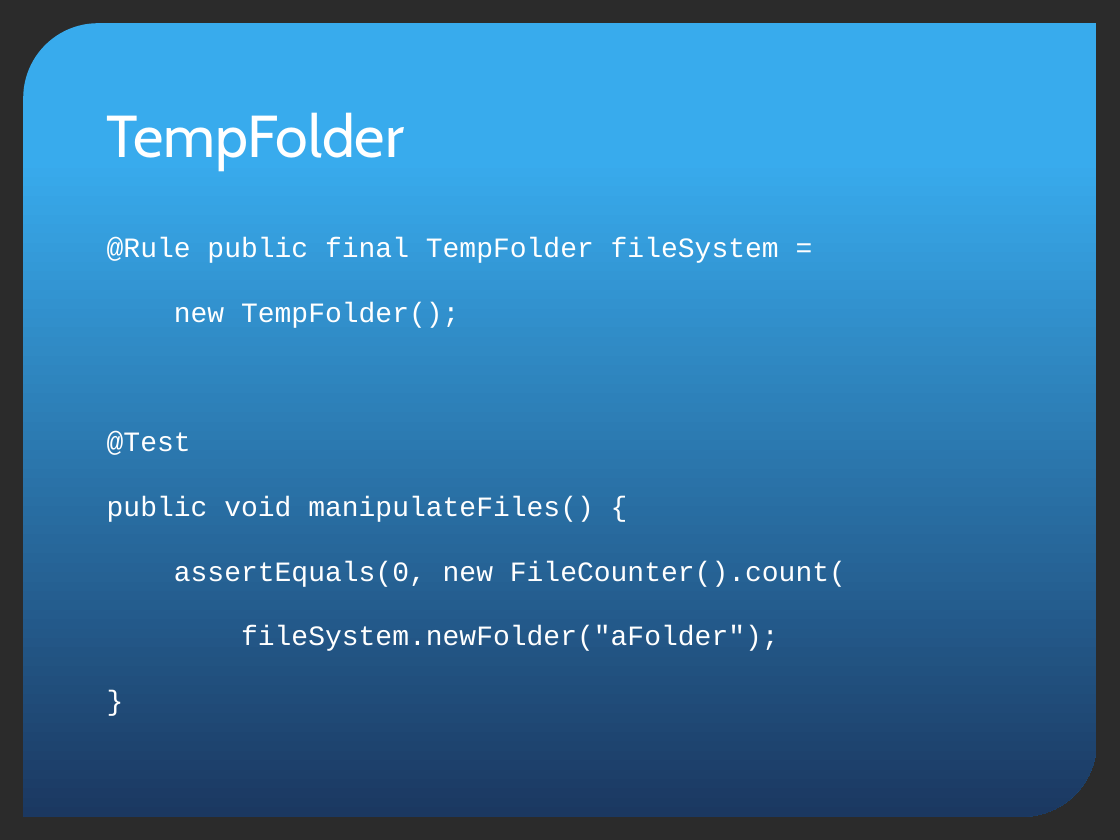
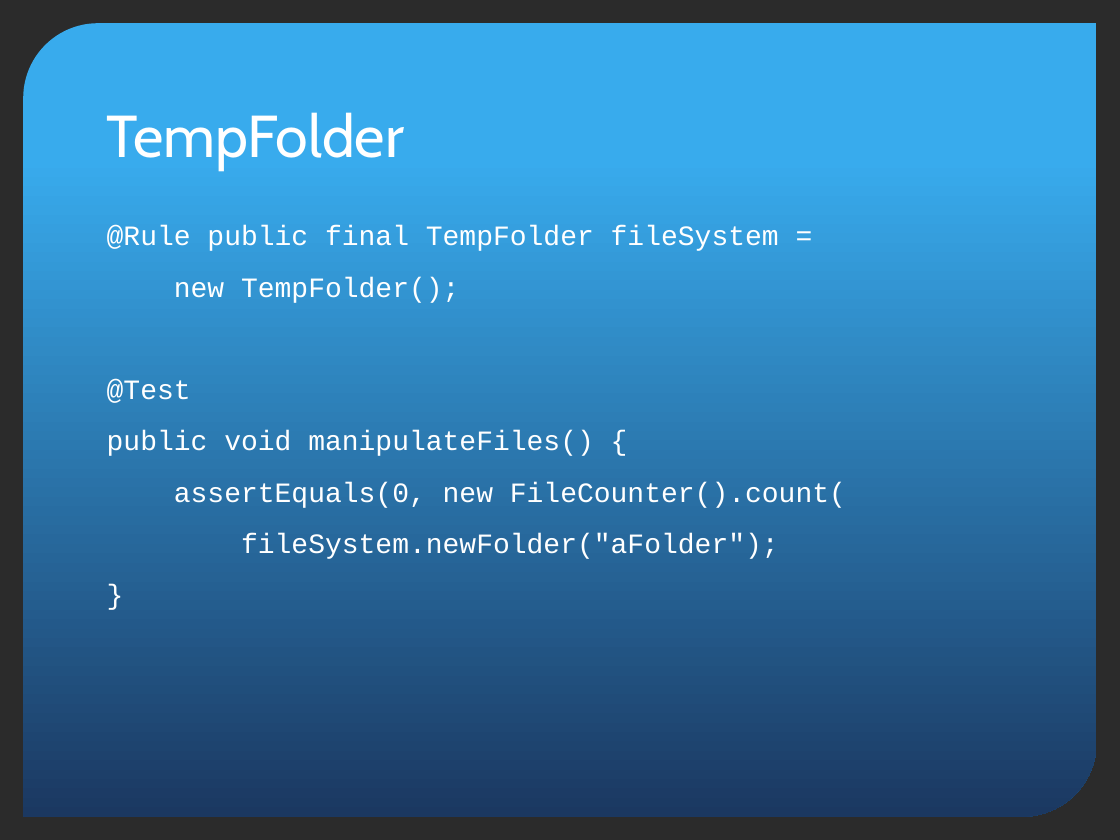
Before and after one commit to pholser/bending-junit, a slide deck: slide 16 of bending-junit.pptx. Drawn at 1120x840 pixels with LibreOffice and Linux fonts; fonts in the diff are those of the drawing; background and template pictures are left out; a plain dark background stands for a picture behind light text. Boxes give left, top, right and bottom in pixels: in the first picture for what was removed or moved away, otherwise in the second. Text is boxed around its words. In the diff, an @@ line names an element or a change of style, - is before the commit and + after.

```diff
--- a/bending-junit.pptx
+++ b/bending-junit.pptx
@@ text "@Rule public final TempFolder fileSystem ..." at <box>107,225,846,559</box>: line spacing 1 to 0.6 @@
```
Also in this commit, not shown: 6 other slides changed, 1 other file.
